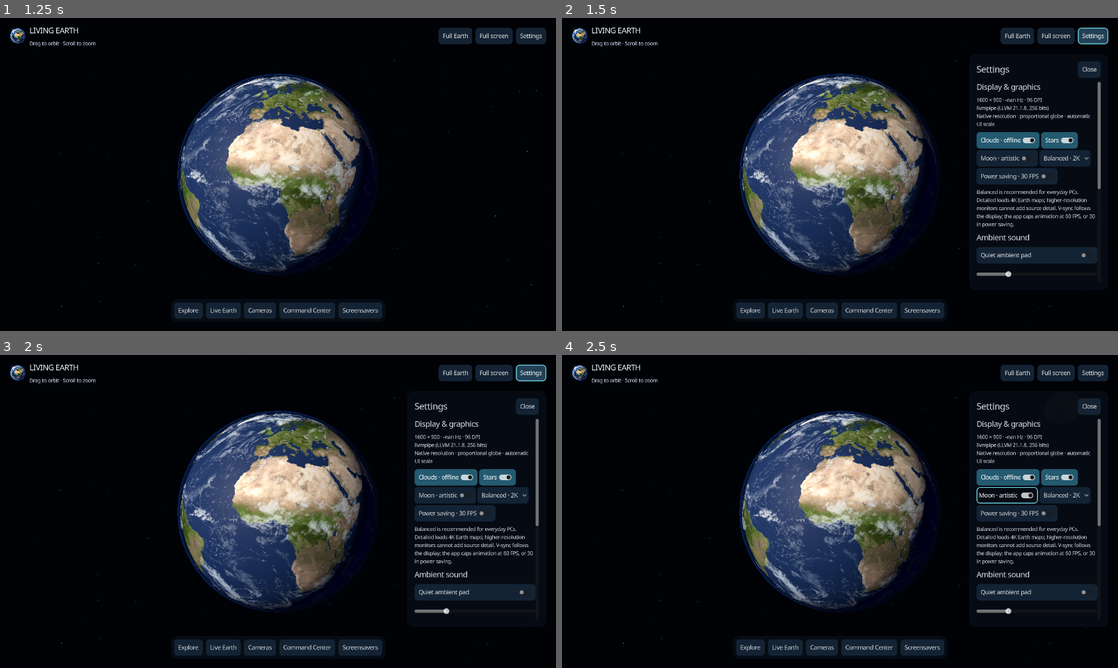
Above: before the commit, frames 1-4 (two rows, left to right).
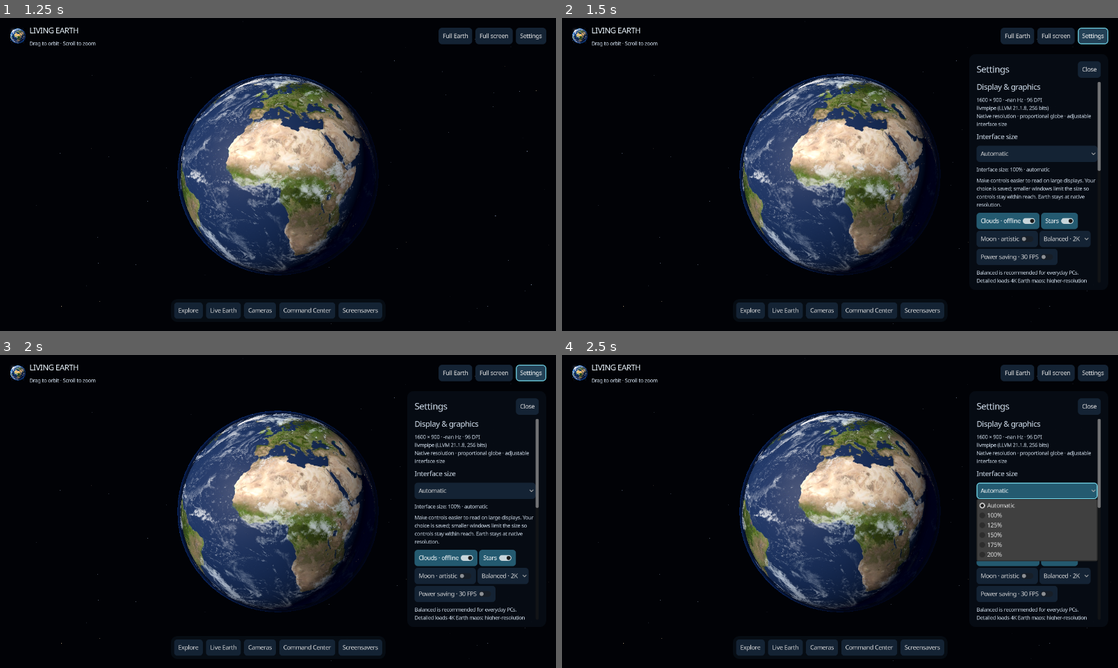
Above: after the commit, the same moments.

Repository: nortja/Living-earth-3d
Game: Godot game, scene res://scenes/earth.tscn
Same seed, same stepped clock (60 frames per second), same inputs: the game is played once before the commit and once after it.
Inputs (mouse positions are in pixels of both pictures, inside the frame that each line leads up to):
- Up to frame 1 (1.25 s): tap Enter at 0.5 s; move the mouse to (400, 158) at 0.52 s; click (400, 158) at 0.67 s
- Up to frame 2 (1.5 s): click "Settings" at 1.25 s
- Up to frame 3 (2 s): no input
- Up to frame 4 (2.5 s): click (1034, 489) at 2 s, where only the run after the commit has a clickable "Automatic"

Frame 1 is identical in both runs. In frame 2, 6.0% of the frame differs, in the area x 74-97%, y 30-85%; in frame 3, 6.0%; in frame 4, 8.2%.

Commit message:
Add saved interface sizes and safe resizing for large displays

Diff:
--- a/project.godot
+++ b/project.godot
@@ -2,7 +2,7 @@
 
 [application]
 config/name="Living Earth 3D"
-config/version="0.5.1"
+config/version="0.5.2"
 config/icon="res://assets/icon.png"
 config/windows_native_icon="res://assets/icon.ico"
 boot_splash/show_image=false
--- a/scripts/earth.gd
+++ b/scripts/earth.gd
@@ -58,7 +58,7 @@
 var update_feed: Dictionary = {}
 var update_request: HTTPRequest
 var preferences := ConfigFile.new()
-const VERSION := "0.5.1"
+const VERSION := "0.5.2"
 const UPDATE_FEED_URL := "https://raw.githubusercontent.com/nortja/Living-earth-3d/main/updates/preview.json"
 const RELEASES_URL := "https://github.com/nortja/Living-earth-3d/releases"
 
@@ -532,7 +532,7 @@
         return "Headless validation · display and GPU unavailable"
     var monitor := DisplayServer.screen_get_size(get_window().current_screen)
     var refresh := DisplayServer.screen_get_refresh_rate(get_window().current_screen)
-    return "%d × %d · %.0f Hz · %d DPI\n%s\nNative resolution · proportional globe · automatic UI scale" % [monitor.x, monitor.y, refresh, DisplayServer.screen_get_dpi(get_window().current_screen), RenderingServer.get_video_adapter_name()]
+    return "%d × %d · %.0f Hz · %d DPI\n%s\nNative resolution · proportional globe · adjustable interface size" % [monitor.x, monitor.y, refresh, DisplayServer.screen_get_dpi(get_window().current_screen), RenderingServer.get_video_adapter_name()]
 
 func toggle_fullscreen() -> void:
     get_window().mode = Window.MODE_WINDOWED if get_window().mode == Window.MODE_FULLSCREEN else Window.MODE_FULLSCREEN
--- a/scripts/earth_interface.gd
+++ b/scripts/earth_interface.gd
@@ -18,6 +18,10 @@
 var command_card: PanelContainer
 var dashboard := false
 var display_scale := 1.0
+var preferred_scale := 0.0
+var scale_status: Label
+var scale_picker: OptionButton
+const SCALE_OPTIONS := [0.0, 1.0, 1.25, 1.5, 1.75, 2.0]
 var dock_row: HBoxContainer
 var layout_frames := 8
 var page_animation: Tween
@@ -26,6 +30,9 @@
 
 func setup(owner_app: Node3D) -> void:
     app = owner_app
+    var saved_scale = app.preferences.get_value("interface", "ui_scale", 0.0)
+    if (saved_scale is float or saved_scale is int) and float(saved_scale) in SCALE_OPTIONS:
+        preferred_scale = float(saved_scale)
     mouse_filter = Control.MOUSE_FILTER_IGNORE
     theme = Theme.new()
     theme.default_font_size = 14
@@ -187,9 +194,19 @@
 func relayout() -> void:
     var pixels := get_viewport_rect().size
     # Keep controls compact on ultrawide displays; scale for high pixel density.
-    display_scale = clampf(pixels.y / 1080.0, 1.0, 1.75)
+    var requested := preferred_scale if preferred_scale > 0.0 else clampf(pixels.y / 1080.0, 1.0, 1.75)
+    # Preserve at least an 800 x 600 logical workspace when a window shrinks.
+    # Only the interface scales; the 3D framebuffer remains native resolution.
+    var fitting_scale := maxf(1.0, minf(pixels.x / 800.0, pixels.y / 600.0))
+    display_scale = minf(requested, fitting_scale)
     scale = Vector2.ONE * display_scale
     size = pixels / display_scale
+    if scale_status:
+        scale_status.text = "Interface size: %d%%" % roundi(display_scale * 100.0)
+        if display_scale < requested - 0.001:
+            scale_status.text += " · reduced to fit this window"
+        elif preferred_scale == 0.0:
+            scale_status.text += " · automatic"
     header.position = Vector2(24, 18)
     header.size = Vector2(size.x - 48, 48)
     dock.size = dock.get_combined_minimum_size()
@@ -207,6 +224,14 @@
     command_card.position = Vector2(24, 104)
     command_card.size = Vector2(280, 230)
     command_card.visible = dashboard and active_page == "Command Center" and side_layout and size.x >= 1600
+
+func set_ui_scale(value: float) -> void:
+    preferred_scale = value if value in SCALE_OPTIONS else 0.0
+    app.preferences.set_value("interface", "ui_scale", preferred_scale)
+    app._save_preferences()
+    if scale_picker:
+        scale_picker.select(SCALE_OPTIONS.find(preferred_scale))
+    refresh_layout()
 
 func _explore(box: VBoxContainer) -> void:
     label(box, "A world worth exploring", 18)
@@ -357,6 +382,15 @@
 func _settings(box: VBoxContainer) -> void:
     label(box, "Display & graphics", 18)
     monitor_status = label(box, app.display_summary(), 12)
+    label(box, "Interface size", 16)
+    scale_picker = OptionButton.new()
+    for value in SCALE_OPTIONS:
+        scale_picker.add_item("Automatic" if value == 0.0 else "%d%%" % roundi(value * 100.0))
+    scale_picker.select(SCALE_OPTIONS.find(preferred_scale))
+    scale_picker.item_selected.connect(func(index: int): set_ui_scale(SCALE_OPTIONS[index]))
+    box.add_child(scale_picker)
+    scale_status = label(box, "", 12)
+    label(box, "Make controls easier to read on large displays. Your choice is saved; smaller windows limit the size so controls stay within reach. Earth stays at native resolution.", 12)
     app._build_visual_options(box)
     label(box, "Balanced is recommended for everyday PCs. Detailed loads 4K Earth maps; higher-resolution monitors cannot add source detail. V-sync follows the display; the app caps animation at 60 FPS, or 30 in power saving.", 12)
     label(box, "Ambient sound", 18)
--- a/tests/explorer_test.gd
+++ b/tests/explorer_test.gd
@@ -56,7 +56,7 @@
     verify(scene.selected != previous, "Timed discovery advances")
     verify(scene.newer_version("v0.6.0"), "Newer minor release")
     verify(scene.newer_version("1.0.0"), "Newer major release")
-    verify(not scene.newer_version("v0.5.1"), "Current release ignored")
+    verify(not scene.newer_version("v0.5.2"), "Current release ignored")
     verify(not scene.newer_version("v0.0.9"), "Older release ignored")
     verify(not scene.newer_version("v1.0.0-beta"), "Prerelease ignored")
     scene._updates_received(0, 404, PackedStringArray(), PackedByteArray())
--- /dev/null
+++ b/tests/ui_scale_test.gd
@@ -0,0 +1,61 @@
+extends SceneTree
+var checks := 0
+var failures := 0
+func verify(value: bool, message: String) -> void:
+    checks += 1
+    if not value:
+        failures += 1
+        push_error(message)
+func _initialize() -> void: call_deferred("run")
+func run() -> void:
+    var app = load("res://scenes/earth.tscn").instantiate()
+    app.play_intro = false
+    app.preferences_path = "user://ui-scale-test-%d.cfg" % Time.get_ticks_usec()
+    root.add_child(app)
+    var ui = app.interface
+    verify(ui.preferred_scale == 0.0, "Fresh installation uses Automatic")
+    ui.open_page("Settings")
+    for pixels in [Vector2i(800, 600), Vector2i(1920, 1080), Vector2i(3440, 1440), Vector2i(3840, 2160), Vector2i(5120, 1440), Vector2i(5120, 2880)]:
+        root.size = pixels
+        for value in ui.SCALE_OPTIONS:
+            ui.set_ui_scale(value)
+            for frame in range(10): await process_frame
+            var bounds := Rect2(Vector2.ZERO, ui.size)
+            for control in [ui.header, ui.dock, ui.panel]:
+                verify(bounds.encloses(Rect2(control.position, control.size)), "Controls remain within %s at size %s: %s" % [pixels, value, control.get_class()])
+            verify(not Rect2(ui.panel.position, ui.panel.size).has_point(ui.size / 2), "Settings leave globe center clear at %s / %s" % [pixels, value])
+            verify(Vector2i(ui.size * ui.scale) == pixels, "Interface scaling preserves native viewport dimensions")
+    root.size = Vector2i(800, 600)
+    ui.set_ui_scale(2.0)
+    for frame in range(10): await process_frame
+    verify(ui.display_scale == 1.0 and ui.scale_status.text.contains("reduced to fit"), "Small window explains temporary size limit")
+    root.size = Vector2i(3840, 2160)
+    for frame in range(10): await process_frame
+    verify(ui.display_scale == 2.0 and ui.preferred_scale == 2.0, "Growing window restores selected size")
+    var settings := ConfigFile.new()
+    settings.load(app.preferences_path)
+    verify(settings.get_value("interface", "ui_scale") == 2.0, "Chosen size persisted")
+    var path: String = app.preferences_path
+    app.queue_free()
+    await process_frame
+    var restored = load("res://scenes/earth.tscn").instantiate()
+    restored.play_intro = false
+    restored.preferences_path = path
+    root.add_child(restored)
+    verify(restored.interface.preferred_scale == 2.0 and restored.interface.scale_picker.selected == 5, "Selected size restores after restart")
+    restored.interface.set_ui_scale(NAN)
+    verify(restored.interface.preferred_scale == 0.0, "Invalid requested size falls back to Automatic")
+    restored.preferences.set_value("interface", "ui_scale", "invalid")
+    restored._save_preferences()
+    restored.queue_free()
+    await process_frame
+    var recovered = load("res://scenes/earth.tscn").instantiate()
+    recovered.play_intro = false
+    recovered.preferences_path = path
+    root.add_child(recovered)
+    verify(recovered.interface.preferred_scale == 0.0, "Corrupt saved size recovers without a startup error")
+    DirAccess.remove_absolute(ProjectSettings.globalize_path(path))
+    recovered.queue_free()
+    await process_frame
+    print("Interface scale: %d checks, %d failures" % [checks, failures])
+    quit(1 if failures else 0)
Not shown, changed: export_presets.cfg
Not shown, added: tests/ui_scale_test.gd.uid
Not shown, changed: CHANGELOG.md
Not shown, changed: ROADMAP.md
Not shown, added: docs/VALIDATION-0.5.2.md
Not shown, changed: packaging/windows/installer.nsi
Not shown, changed: packaging/windows/update.ps1
